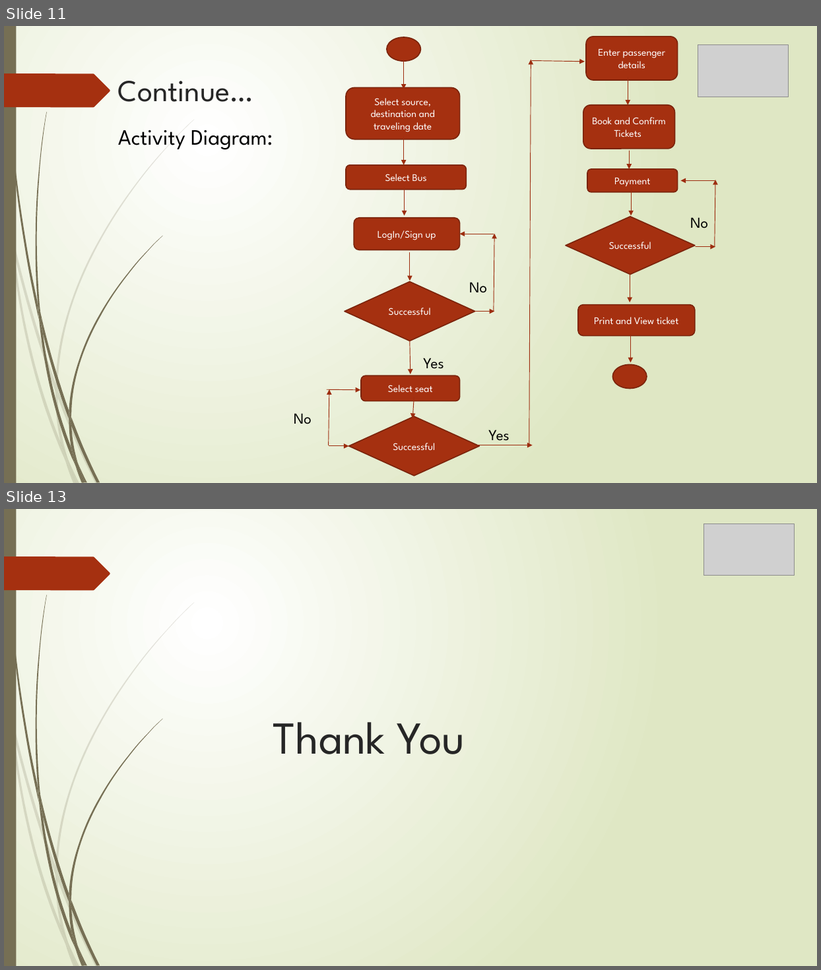
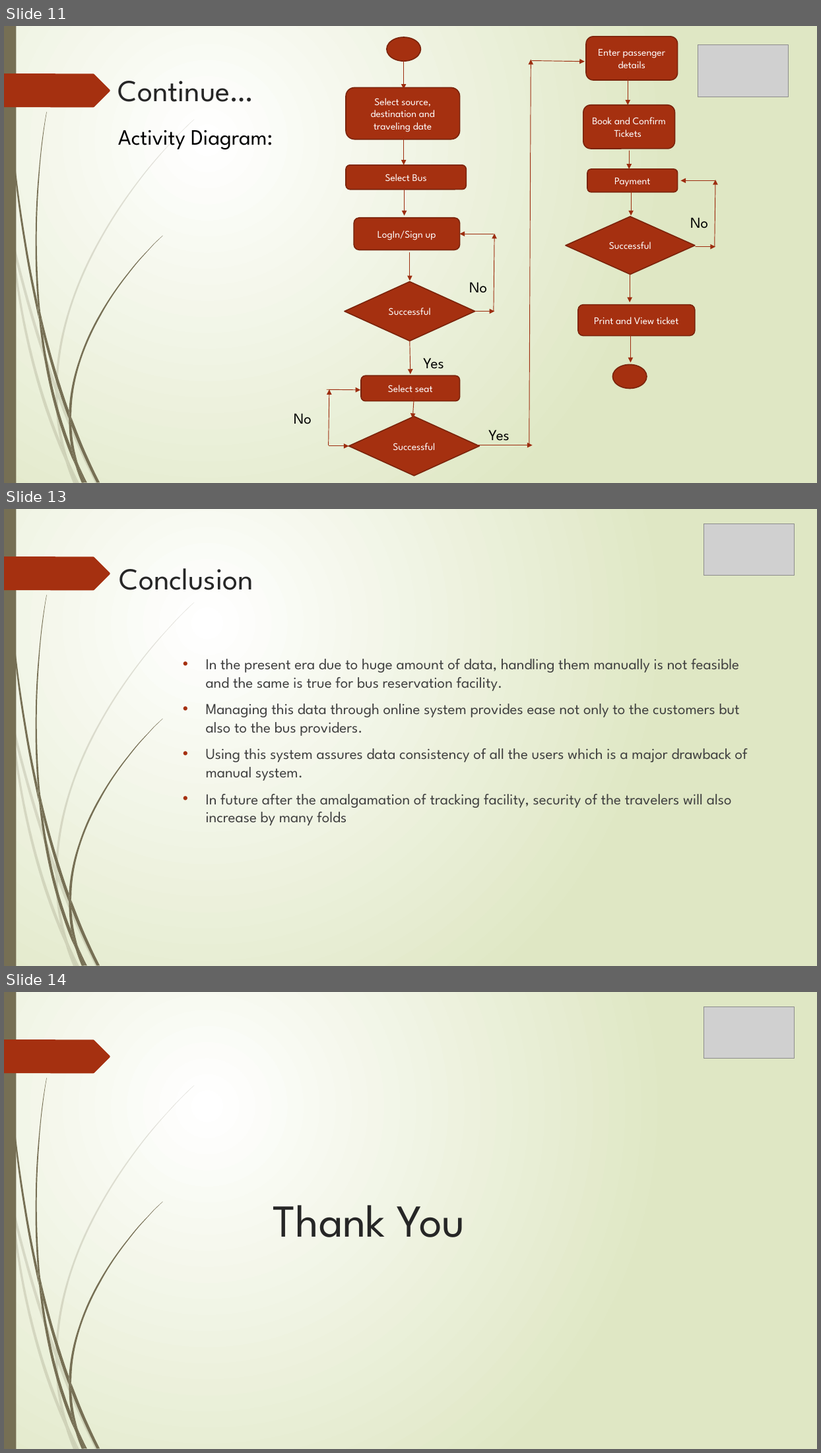
Before and after one commit to ateevag/javaproject, a slide deck: Bus Reservation System.pptx. Shown one above the other, each under a label of ours: slides 11 and 13 before the commit, slides 11, 13 and 14 after it; the slides between them are not shown. The pictures are 821x970 and 821x1453 pixels, drawn with LibreOffice and Linux fonts; fonts in the diff are those of the drawing; grey boxes stand for pictures. Boxes give left, top, right and bottom in pixels: in the first picture for what was removed or moved away, otherwise in the second. Text is boxed around its words. In the diff, an @@ line names an element or a change of style, - is before the commit and + after.

```diff
--- a/Bus Reservation System.pptx
+++ b/Bus Reservation System.pptx
@@ slide 13 added at (4,509,817,966), background gradient #FFFFFF to #DFE8C4; not listed: 24 template elements that a slide beside it also shows @@
@@ picture added at (704,524,795,576) @@
@@ title added at (120,568,253,590), 36 pt, text #262626 @@
+Conclusion
@@ text added at (206,659,748,826), 18 pt, text #404040 @@
+• In the present era due to huge amount of data, handling them manually is not feasible and the same is true for bus reservation facility.
+• Managing this data through online system provides ease not only to the customers but also to the bus providers.
+• Using this system assures data consistency of all the users which is a major drawback of manual system.
+• In future after the amalgamation of tracking facility, security of the travelers will also increase by many folds
@@ what was slide 13 is now slide 14 @@
```
Also in this commit, not shown: 2 slides changed, 2 other slides added, 2 slides removed.
